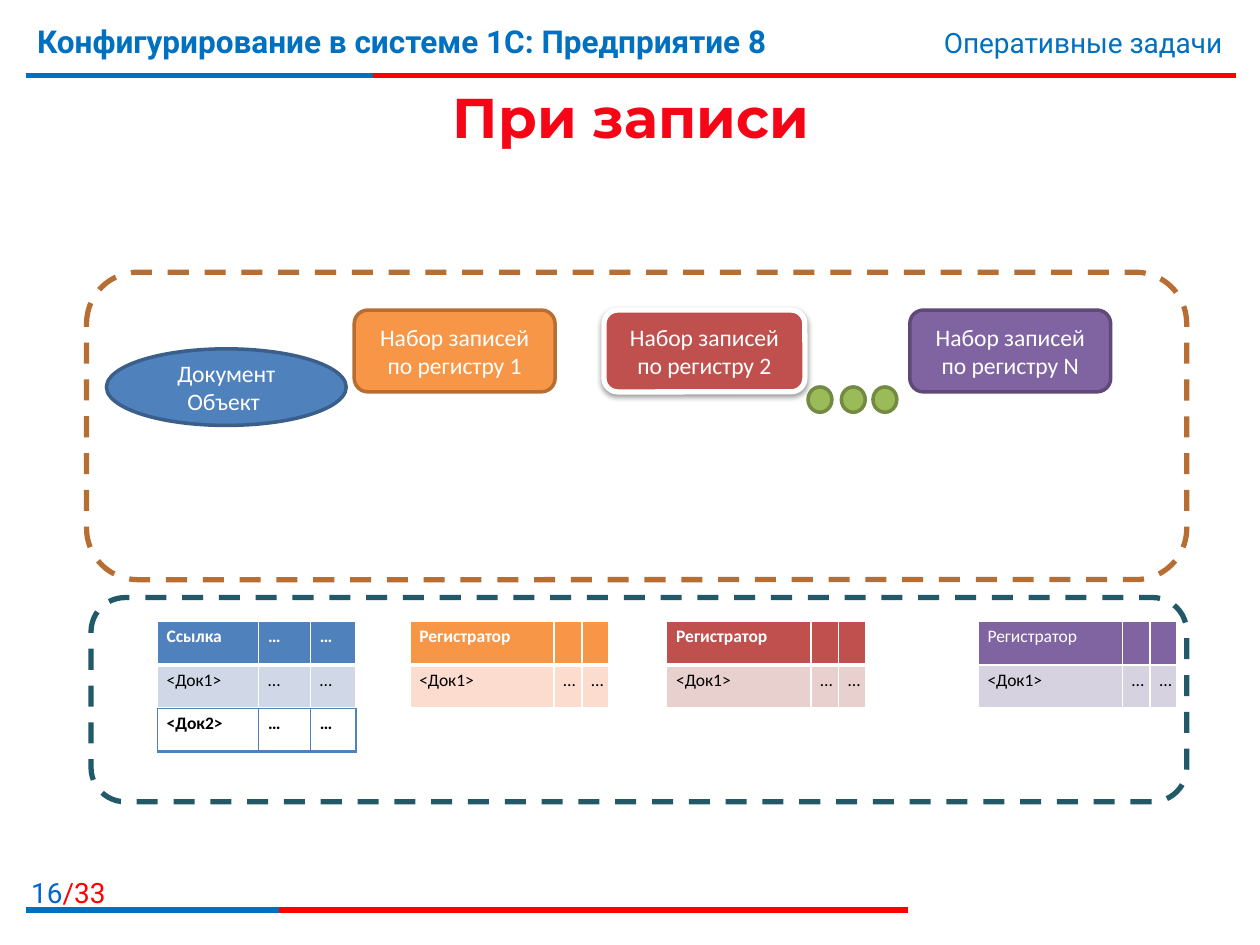
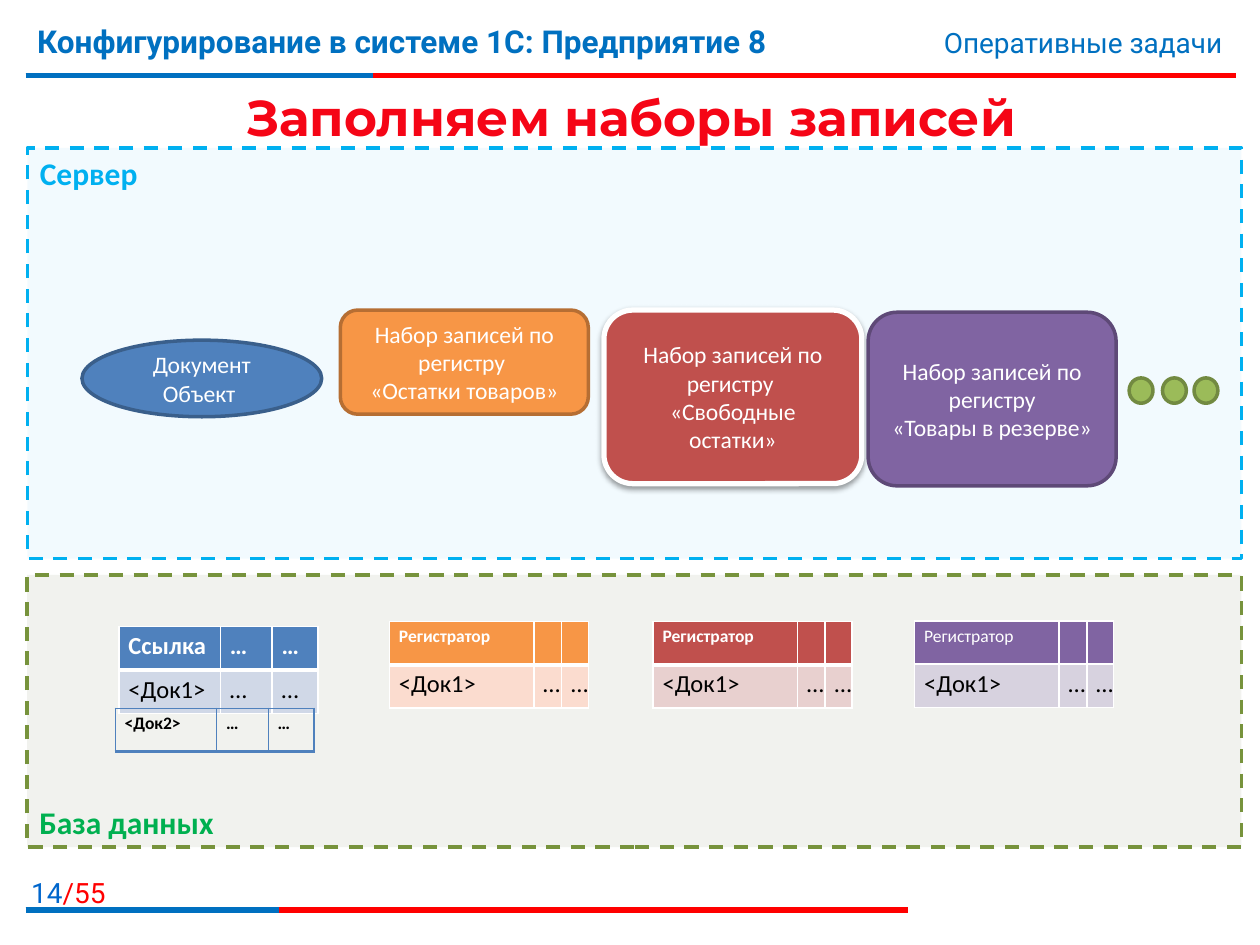
Before and after one commit to bestteacher-1c/documents_compl_kurs, a slide deck: slide 14 of Занятие_09/Иллюстрации_09.pptx (slide 16 before the commit). Drawn at 1260x945 pixels with LibreOffice and Linux fonts; fonts in the diff are those of the drawing; background and template pictures are left out. Boxes give left, top, right and bottom in pixels: in the first picture for what was removed or moved away, otherwise in the second. Text is boxed around its words. In the diff, an @@ line names an element or a change of style, - is before the commit and + after.

```diff
--- a/Занятие_09/Иллюстрации_09.pptx
+++ b/Занятие_09/Иллюстрации_09.pptx
@@ title at <box>246,97,1016,149</box>: text changed; size 32 to 28.8 pt @@
-При записи
+Заполняем наборы записей
@@ rectangle added at <box>28,147,1242,558</box>, fill #00B0F0 at 5% opacity, outline #00B0F0 2 pt dashed, 18 pt, text #00B0F0, bold @@
+Сервер
@@ rounded rectangle removed at <box>87,272,1187,580</box> @@
@@ rounded rectangle "Набор записей по регистру «Остатки ...": place and size @@
-rounded rectangle "Набор записей по регистру «Остатки ..." at <box>354,310,554,392</box>
+rounded rectangle "Набор записей по регистру «Остатки ..." at <box>340,310,588,415</box>
@@ text in rounded rectangle at <box>370,327,558,403</box>: text changed @@
-Набор записей по регистру 1
+Набор записей по регистру
+«Остатки товаров»
@@ rounded rectangle "Набор записей по регистру «Свободные ...": place and size @@
-rounded rectangle "Набор записей по регистру «Свободные ..." at <box>604,310,804,392</box>
+rounded rectangle "Набор записей по регистру «Свободные ..." at <box>604,310,862,484</box>
@@ rounded rectangle "Набор записей по регистру «Товары ...": place and size @@
-rounded rectangle "Набор записей по регистру «Товары ..." at <box>910,310,1110,392</box>
+rounded rectangle "Набор записей по регистру «Товары ..." at <box>868,312,1116,486</box>
@@ ellipse "Документ Объект": place and size @@
-ellipse "Документ Объект" at <box>106,349,345,426</box>
+ellipse "Документ Объект" at <box>82,340,321,417</box>
@@ text in rounded rectangle at <box>643,347,823,448</box>: text changed @@
-Набор записей по регистру 2
+Набор записей по регистру
+«Свободные остатки»
@@ text in rounded rectangle at <box>892,364,1092,440</box>: text changed @@
-Набор записей по регистру N
+Набор записей по регистру
+«Товары в резерве»
@@ ellipse: place and size @@
-ellipse at <box>873,387,897,412</box>
+ellipse at <box>1129,378,1153,403</box>
@@ ellipse: place and size @@
-ellipse at <box>842,387,866,412</box>
+ellipse at <box>1163,378,1187,403</box>
@@ ellipse: place and size @@
-ellipse at <box>808,387,832,412</box>
+ellipse at <box>1194,378,1218,403</box>
@@ rectangle added at <box>26,575,1241,847</box>, fill #4F6228 at 8% opacity, outline #77933C 2 pt dashed, 18 pt, text #00B050, bold @@
+База данных
@@ rounded rectangle removed at <box>91,597,1187,801</box> @@
@@ table at <box>118,626,316,713</box> @@
@@ size 10 to 14 pt @@
@@ table: place and size @@
-table at <box>158,621,355,708</box>
+table at <box>118,626,316,713</box>
@@ table at <box>389,621,587,708</box> @@
@@ size 10 to 14 pt in "<Док1>", "…", "…" @@
@@ table: place and size @@
-table at <box>410,621,607,708</box>
+table at <box>389,621,587,708</box>
@@ table at <box>653,621,850,708</box> @@
@@ size 10 to 14 pt in "<Док1>", "…", "…" @@
@@ table: place and size @@
-table at <box>667,621,864,708</box>
+table at <box>653,621,850,708</box>
@@ table at <box>915,621,1113,708</box> @@
@@ size 10 to 14 pt in "<Док1>", "…", "…" @@
@@ table: place and size @@
-table at <box>978,621,1176,708</box>
+table at <box>915,621,1113,708</box>
@@ table: place and size @@
-table at <box>158,708,355,751</box>
+table at <box>115,708,312,751</box>
@@ page number at <box>31,883,105,910</box>: text changed @@
-16/33
+14/55
```
Also in this commit, not shown: 8 other slides changed, 13 slides added, 1 other file.
